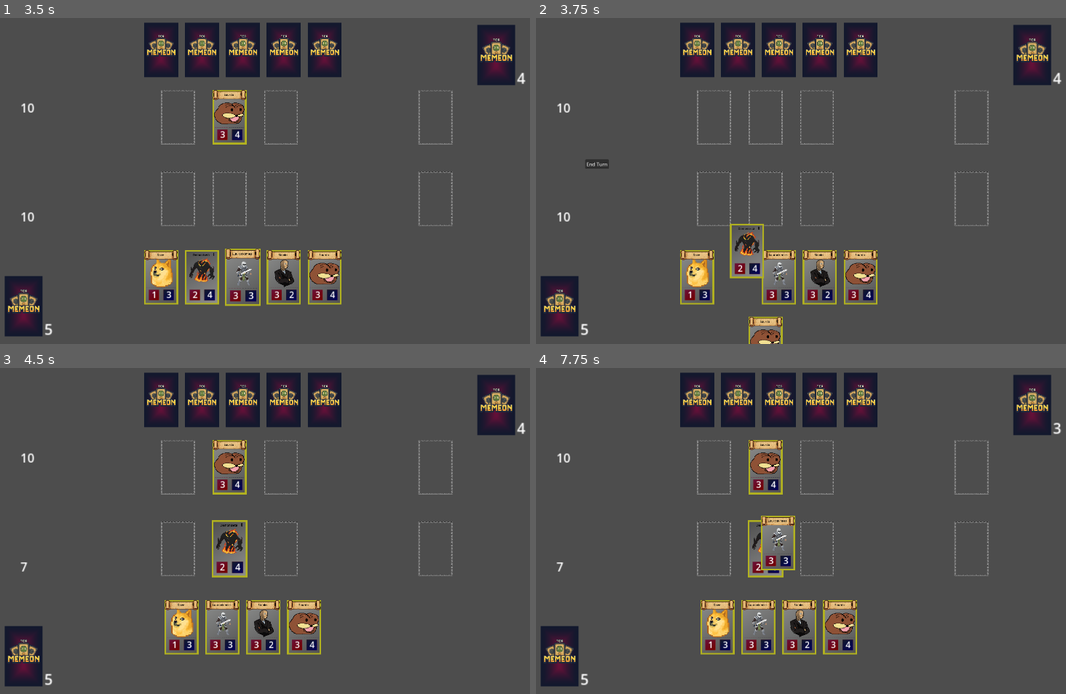
Above: before the commit, frames 1-4 (two rows, left to right).
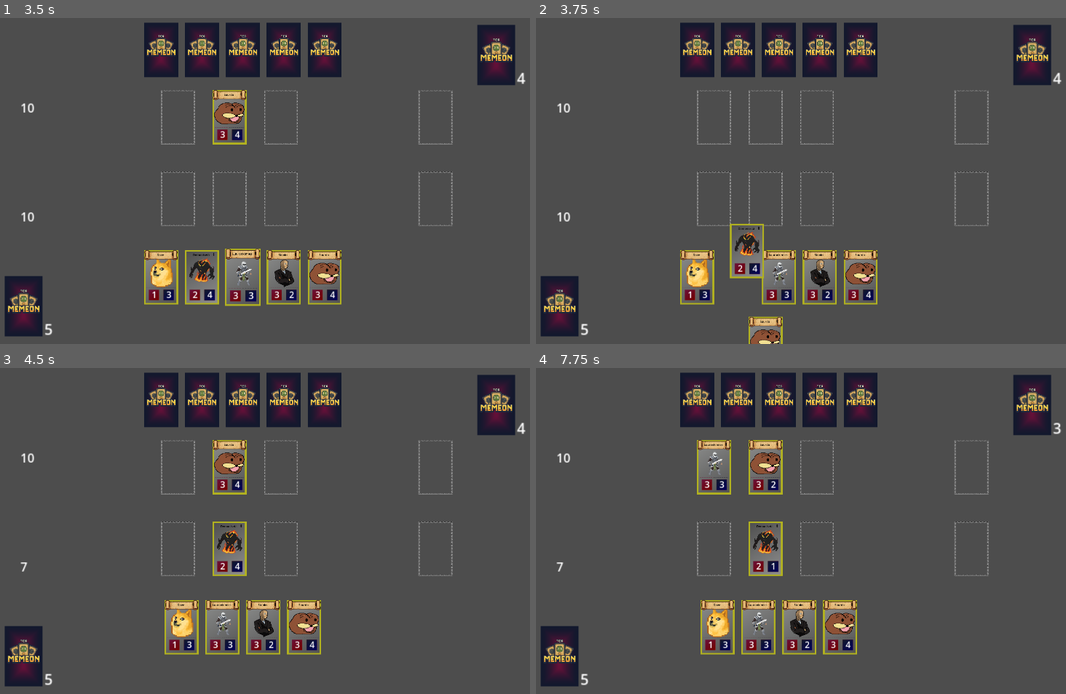
Above: after the commit, the same moments.

Repository: PatK440/CardMasters
Game: Godot game, scene res://main.tscn
Two runs of this game, one before a commit and one after it. Both use one fixed random seed, a clock stepped at 60 frames per second and the inputs below.
Inputs (mouse positions are in pixels of both pictures, inside the frame that each line leads up to):
- Up to frame 1 (3.5 s): click "End Turn" at 0.5 s; tap Enter at 1.25 s; drag from (323, 278) to (159, 278) at 1.27 s; drag from (286, 278) to (21, 304) at 2.02 s; move the mouse to (243, 278) at 2.77 s; click (243, 278) at 2.92 s
- Up to frame 2 (3.75 s): tap Space at 3.5 s; drag from (737, 278) to (763, 197) at 3.52 s
- Up to frame 3 (4.5 s): click "End Turn" at 4.25 s
- Up to frame 4 (7.75 s): drag from (716, 628) to (763, 547) at 5.02 s; drag from (631, 482) to (758, 628) at 5.77 s; tap Enter at 6.5 s; move the mouse to (838, 531) at 6.52 s; click (838, 531) at 6.67 s; tap Space at 7.25 s; drag from (721, 449) to (763, 547) at 7.27 s

Frame 1 is identical in both runs. In frame 2, 0.1% of the frame differs, in the area x 9-14%, y 43-47%; in frame 3, 0.4%; in frame 4, 2.1%, in the area x 30-49%, y 22-65%.
Error before the commit: Invalid access to property or key 'health' on a base object of type 'Node2D (card.gd)'. (res://Scripts/BattleManager.gd:133)

Commit message:
Add files via upload

Diff:
--- a/Scenes/Oppcard.tscn
+++ b/Scenes/Oppcard.tscn
@@ -161,6 +161,9 @@
 &"card_flip": SubResource("Animation_eumee")
 }
 
+[sub_resource type="RectangleShape2D" id="RectangleShape2D_q2u2m"]
+size = Vector2(125, 200)
+
 [node name="Card" type="Node2D"]
 position = Vector2(1780, 125)
 script = ExtResource("1_q2u2m")
@@ -208,3 +211,11 @@
 
 [node name="CardImageBack" type="Sprite2D" parent="."]
 texture = ExtResource("3_iavm4")
+
+[node name="Area2D" type="Area2D" parent="."]
+collision_layer = 8
+collision_mask = 8
+
+[node name="CollisionShape2D" type="CollisionShape2D" parent="Area2D"]
+position = Vector2(-0.5, 0)
+shape = SubResource("RectangleShape2D_q2u2m")
--- a/Scripts/BattleManager.gd
+++ b/Scripts/BattleManager.gd
@@ -8,8 +8,11 @@
 var empty_card_slots = []
 var opponent_cards_on_field = []
 var player_cards_on_field = []
+var player_card_that_attacked_this_turn = []
 var player_health
 var opponent_health
+var is_opponents_turn = false
+var player_is_attacking = false
 
 # Called when the node enters the scene tree for the first time.
 func _ready() -> void:
@@ -27,8 +30,11 @@
 	$"../OpponentHealth".text = str(opponent_health)
 
 func _on_end_turn_button_pressed() -> void:
+	is_opponents_turn = true
 	$"../EndTurnButton".disabled = true
 	$"../EndTurnButton".visible = false
+	$"../CardManager".unselect_selected_monster()
+	player_card_that_attacked_this_turn = []
 	opponent_turn()
 
 func opponent_turn():
@@ -53,7 +59,7 @@
 				await attack(c, card_to_attack, "opponent")
 			else:
 				#Perform direct attack(s)
-				direct_attack(c, "opponent")
+				await direct_attack(c, "opponent")
 
 	#End enemy turn
 	end_opponent_turn()
@@ -65,7 +71,9 @@
 	if attacker == "opponent":
 		new_position_y = 1080
 	else:
+		player_is_attacking = true
 		new_position_y = 0
+		player_card_that_attacked_this_turn.append(attacking_card)
 
 	# Use GLOBAL x so the card moves straight up/down in world space
 	var new_position = Vector2(attacking_card.global_position.x, new_position_y)
@@ -105,8 +113,15 @@
 	attacking_card.z_index = 0
 	await wait(0.25)
 
+	if attacker == "player":
+		player_is_attacking = false
 
 func attack(attacking_card, defending_card, attacker):
+	if attacker == "player":
+		player_is_attacking = true
+		$"../CardManager".selected_monster = null
+		player_card_that_attacked_this_turn.append(attacking_card)
+
 	attacking_card.z_index = 5
 	var new_position = Vector2(defending_card.position.x - 50, defending_card.position.y - BATTLE_POSITION_OFFSET)
 	var tween = get_tree().create_tween()
@@ -130,7 +145,80 @@
 	)
 
 	#Damage
-	defending_card.health = max(0, defending_card.health - attacking_card.attack)
+	defending_card.defence = max(0, defending_card.defence - attacking_card.attack)
+	defending_card.get_node("Defence").text = str(defending_card.defence)
+	attacking_card.defence = max(0, attacking_card.defence - defending_card.attack)
+	attacking_card.get_node("Defence").text = str(attacking_card.defence)
+	await wait(0.75)
+	attacking_card.z_index = 0
+
+	var card_was_destroyed = false
+	#Destroy card if Defence has gone to 0
+	if attacking_card.defence == 0:
+		destroy_card(attacking_card, attacker)
+		card_was_destroyed = true
+	if defending_card.defence == 0:
+		if attacker == "opponent":
+			destroy_card(defending_card, "player")
+		else:
+			destroy_card(defending_card, "opponent")
+		card_was_destroyed = true
+
+	if card_was_destroyed:
+		await wait(1)
+
+	if attacker == "player":
+		player_is_attacking = false
+
+func destroy_card(card, card_owner):
+	var new_position: Vector2
+	var slot = card.card_slot_card_is_in
+
+	# Decide discard pile and remove from battlefield arrays
+	if card_owner == "player":
+		card.get_node("Area2D/CollisionShape2D").disabled = true
+		new_position = $"../PlayerDiscardPile".position
+		if card in player_cards_on_field:
+			player_cards_on_field.erase(card)
+			card.card_slot_card_is_in.get_node("Area2D/CollisionShape2D").disabled = false ##mahdollinen ongelma
+	else:
+		new_position = $"../OpponentDiscardPile".position
+		if card in opponent_cards_on_field:
+			opponent_cards_on_field.erase(card)
+
+	# Free the slot
+	if slot:
+		slot.card_in_slot = false
+		var slot_shape = slot.get_node("Area2D/CollisionShape2D")
+		if slot_shape:
+			slot_shape.disabled = false
+
+	# If you only store opponent slots in empty_card_slots, it's safe to re-add it
+		if card_owner != "player":
+			if slot not in empty_card_slots:
+				empty_card_slots.append(slot)
+
+	card.card_slot_card_is_in = null
+
+	# Move card to discard pile
+	var tween = get_tree().create_tween()
+	var target_pos_in_parent = card.get_parent().to_local(new_position)
+	tween.tween_property(
+		card,
+		"position",
+		target_pos_in_parent,
+		CARD_MOVE_SPEED
+	)
+	await wait(0.75)
+	# TODO: queue_free card or hide it, whatever you want here
+
+func enemy_card_selected(defending_card):
+	var attacking_card = $"../CardManager".selected_monster
+	if attacking_card:
+		if defending_card in opponent_cards_on_field:
+			if player_is_attacking == false:
+				$"../CardManager".selected_monster = null
+				attack(attacking_card, defending_card, "player")
 
 func try_play_card_with_highest_atk():
 		#Play card
@@ -178,5 +266,6 @@
 	#Reset player deck draw and play limit
 	$"../Deck".reset_draw()
 	$"../CardManager".reset_played_card()
+	is_opponents_turn = false
 	$"../EndTurnButton".disabled = false
 	$"../EndTurnButton".visible = true
--- a/Scripts/CardManager.gd
+++ b/Scripts/CardManager.gd
@@ -10,13 +10,12 @@
 var is_hovering_on_card: bool = false
 var player_hand_reference
 var played_card_this_turn = false
-
+var selected_monster
 
 func _ready() -> void:
 	screen_size = get_viewport_rect().size
 	player_hand_reference = $"../PlayerHand"
 	$"../InputManager".connect("left_mouse_button_released", on_left_click_released)
-
 
 func _process(delta: float) -> void:
 	if card_being_dragged:
@@ -32,6 +31,34 @@
 		# Use global_position to match the global mouse coordinates
 		card_being_dragged.global_position = target_pos
 
+func card_clicked(card):
+	if card.card_slot_card_is_in:
+		if $"../BattleManager".is_opponents_turn == false:
+			if $"../BattleManager".player_is_attacking == false:
+				if card not in $"../BattleManager".player_card_that_attacked_this_turn:
+				#card is on the field
+					if $"../BattleManager".opponent_cards_on_field.size() == 0:
+						$"../BattleManager".direct_attack(card, "player")
+						return
+					else:
+						select_card_for_battle(card)
+
+	else:
+		start_drag(card) #Card in hand
+
+func select_card_for_battle(card):
+	if selected_monster:
+		#if card already selected
+		if selected_monster == card:
+			card.position.y += 20
+			selected_monster = null
+		else:
+			selected_monster.position.y += 20
+			selected_monster = card
+			card.position.y -= 20
+	else:
+		selected_monster = card
+		card.position.y -= 20
 
 func start_drag(card: Node2D) -> void:
 	card_being_dragged = card
@@ -39,7 +66,6 @@
 
 	# Store where on the card we grabbed it (offset from mouse to card position)
 	drag_offset = card.global_position - get_global_mouse_position()
-
 
 func finish_drag() -> void:
 	# Small hover/selected scale
@@ -52,8 +78,9 @@
 		played_card_this_turn = true
 		# Drop directly into slot – assumes same parent / compatible coords
 		card_being_dragged.global_position = card_slot_found.global_position
-		card_being_dragged.get_node("Area2D/CollisionShape2D").disabled = true
 		card_slot_found.card_in_slot = true
+		card_slot_found.get_node("Area2D/CollisionShape2D").disabled = true
+		card_being_dragged.card_slot_card_is_in = card_slot_found
 		$"../BattleManager".player_cards_on_field.append(card_being_dragged)
 
 	else:
@@ -63,22 +90,25 @@
 	card_being_dragged = null
 	drag_offset = Vector2.ZERO
 
+func unselect_selected_monster():
+	if selected_monster:
+		selected_monster.position.y += 20
+		selected_monster = null
 
 func connect_card_signals(card):
 	card.connect("hovered", on_howered_over_card)
 	card.connect("hovered_off", on_howered_off_card)
 
-
 func on_left_click_released():
 	if card_being_dragged:
 		finish_drag()
 
-
 func on_howered_over_card(card):
+	if card.card_slot_card_is_in:
+		return
 	if !is_hovering_on_card:
 		is_hovering_on_card = true
 		highlight_card(card, true)
-
 
 func on_howered_off_card(card):
 	if !card_being_dragged:
@@ -89,7 +119,6 @@
 		else:
 			is_hovering_on_card = false
 
-
 func highlight_card(card, hovered):
 	if hovered:
 		card.scale = Vector2(1.05, 1.05)
@@ -97,7 +126,6 @@
 	else:
 		card.scale = Vector2(1, 1)
 		card.z_index = 1
-
 
 func raycast_check_for_card_slot():
 	var space_state = get_world_2d().direct_space_state
@@ -110,7 +138,6 @@
 		return result[0].collider.get_parent()
 	return null
 
-
 func raycast_check_for_card():
 	var space_state = get_world_2d().direct_space_state
 	var parameters = PhysicsPointQueryParameters2D.new()
@@ -121,7 +148,6 @@
 	if result.size() > 0:
 		return get_card_with_highest_z_index(result)
 	return null
-
 
 func get_card_with_highest_z_index(cards):
 	var highest_z_card = cards[0].collider.get_parent()
@@ -134,6 +160,5 @@
 			highest_z_index = current_card.z_index
 	return highest_z_card
 
-
 func reset_played_card():
 	played_card_this_turn = false
--- a/Scripts/Deck.gd
+++ b/Scripts/Deck.gd
@@ -38,8 +38,10 @@
 	var new_card = card_scene.instantiate()
 	var card_image_path = str("res://Cards/" + card_drawn_name + ".png")
 	new_card.get_node("Cardimg").texture = load(card_image_path)
-	new_card.get_node("Attack").text = str(card_database_reference.CARDS[card_drawn_name][0])
-	new_card.get_node("Defence").text = str(card_database_reference.CARDS[card_drawn_name][1])
+	new_card.defence = card_database_reference.CARDS[card_drawn_name][1]
+	new_card.attack = card_database_reference.CARDS[card_drawn_name][0]
+	new_card.get_node("Attack").text = str(new_card.attack)
+	new_card.get_node("Defence").text = str(new_card.defence)
 	new_card.get_node("Name").text = str(card_database_reference.CARDS[card_drawn_name][2])
 	$"../CardManager".add_child(new_card)
 	new_card.name = "Card"
--- a/Scripts/InputManager.gd
+++ b/Scripts/InputManager.gd
@@ -5,6 +5,7 @@
 
 const COLLISION_MASK_CARD = 1
 const COLLISION_MASK_DECK = 4
+const COLLISION_MASK_OPPONENT_CARD = 8
 
 var card_manager_reference
 var deck_reference
@@ -34,7 +35,10 @@
 			#Card Clicked
 			var card_found = result[0].collider.get_parent()
 			if card_found:
-				card_manager_reference.start_drag(card_found)
+				card_manager_reference.card_clicked(card_found)
 		elif result_collision_mask == COLLISION_MASK_DECK:
 			#Deck clicked
 			deck_reference.draw_card()
+		elif result_collision_mask == COLLISION_MASK_OPPONENT_CARD:
+			#Opponent card clicked
+			$"../BattleManager".enemy_card_selected(result[0].collider.get_parent())
--- a/Scripts/OppDeck.gd
+++ b/Scripts/OppDeck.gd
@@ -31,8 +31,9 @@
 	var card_image_path = str("res://Cards/" + card_drawn_name + ".png")
 	new_card.get_node("Cardimg").texture = load(card_image_path)
 	new_card.attack = card_database_reference.CARDS[card_drawn_name][0]
+	new_card.defence = card_database_reference.CARDS[card_drawn_name][1]
 	new_card.get_node("Attack").text = str(new_card.attack)
-	new_card.get_node("Defence").text = str(card_database_reference.CARDS[card_drawn_name][1])
+	new_card.get_node("Defence").text = str(new_card.defence)
 	new_card.get_node("Name").text = str(card_database_reference.CARDS[card_drawn_name][2])
 	$"../CardManager".add_child(new_card)
 	new_card.name = "Card"
--- a/Scripts/Oppcard.gd
+++ b/Scripts/Oppcard.gd
@@ -4,3 +4,4 @@
 var position_in_hand
 var attack
 var card_slot_card_is_in
+var defence
--- a/Scripts/card.gd
+++ b/Scripts/card.gd
@@ -5,6 +5,8 @@
 
 var position_in_hand
 var card_slot_card_is_in
+var attack
+var defence
 
 # Called when the node enters the scene tree for the first time.
 func _ready() -> void:
Not shown: 1 places in Scenes/Oppcard.tscn that only renumber resources
Not shown, added: export_presets.cfg
